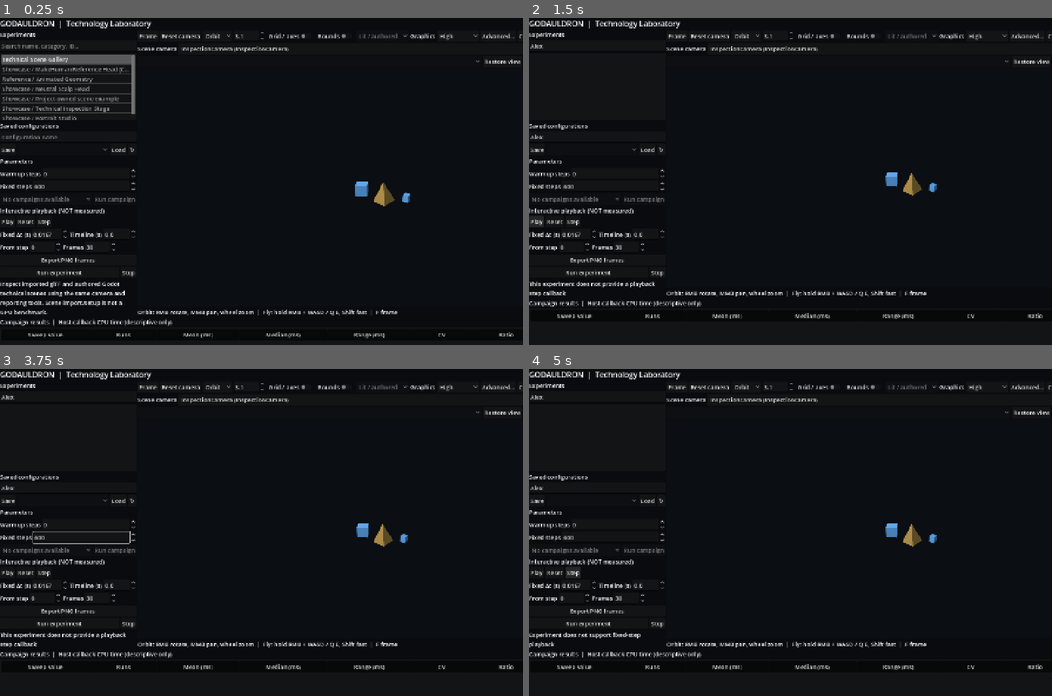
Above: before the commit, frames 1-4 (two rows, left to right).
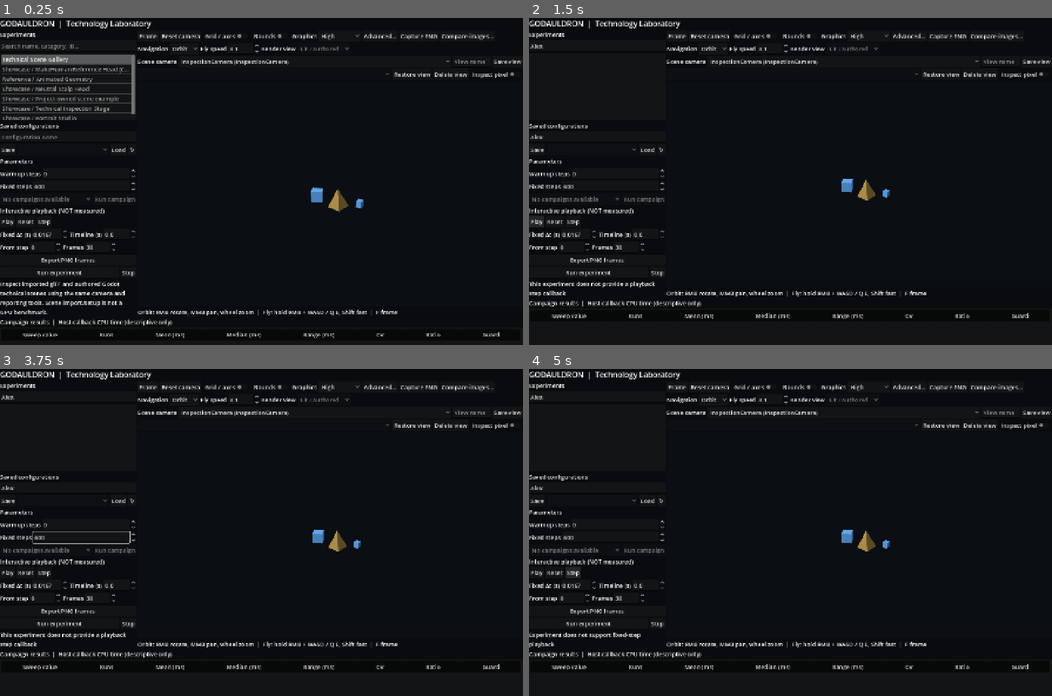
Above: after the commit, the same moments.

Repository: thomthehound/Godauldron
Game: Godot game, scene res://scenes/main.tscn
Same seed, same stepped clock (60 frames per second), same inputs: the game is played once before the commit and once after it.
Inputs (mouse positions are in pixels of both pictures, inside the frame that each line leads up to):
- Up to frame 1 (0.25 s): no input
- Up to frame 2 (1.5 s): click (596, 44) at 0.52 s; type "Alex" at 0.6 s; click (596, 135) at 0.75 s; type "Alex" at 0.83 s; click "Play" at 1.25 s
- Up to frame 3 (3.75 s): click "Play" at 2 s; click "↻" at 2.75 s; click "Faceted glTF specimen" at 3.5 s
- Up to frame 4 (5 s): click "Step" at 4.25 s

The runs differ from the first frame. In frame 1, 2.5% of the frame differs, in the area x 4-100%, y 4-98%; in frame 2, 2.4%; in frame 3, 2.4%; in frame 4, 2.4%.

Commit message:
Separate labeled navigation and render-debug controls from primary capture toolbar

Diff:
--- a/scripts/laboratory.gd
+++ b/scripts/laboratory.gd
@@ -324,12 +324,20 @@
 	reset_button.text = "Reset camera"
 	reset_button.pressed.connect(_reset_inspection)
 	toolbar.add_child(reset_button)
+	var navigation_row := HBoxContainer.new()
+	viewer.add_child(navigation_row)
+	var navigation_label := Label.new()
+	navigation_label.text = "Navigation"
+	navigation_row.add_child(navigation_label)
 	_navigation_picker = OptionButton.new()
 	_navigation_picker.add_item("Orbit")
 	_navigation_picker.add_item("Fly")
 	_navigation_picker.tooltip_text = "Fly: hold right mouse button to look; WASD moves, Q/E lowers/raises, Shift accelerates"
 	_navigation_picker.item_selected.connect(_select_navigation)
-	toolbar.add_child(_navigation_picker)
+	navigation_row.add_child(_navigation_picker)
+	var speed_label := Label.new()
+	speed_label.text = "Fly speed"
+	navigation_row.add_child(speed_label)
 	_fly_speed_control = SpinBox.new()
 	_fly_speed_control.min_value = 0.1
 	_fly_speed_control.max_value = 300.0
@@ -337,7 +345,7 @@
 	_fly_speed_control.value = 3.0
 	_fly_speed_control.custom_minimum_size = Vector2(74, 0)
 	_fly_speed_control.tooltip_text = "Free-fly movement units per second (Shift ×4)"
-	toolbar.add_child(_fly_speed_control)
+	navigation_row.add_child(_fly_speed_control)
 	_inspection_grid_toggle = CheckButton.new()
 	_inspection_grid_toggle.text = "Grid / axes"
 	_inspection_grid_toggle.toggled.connect(_toggle_inspection_grid)
@@ -346,6 +354,9 @@
 	_inspection_bounds_toggle.text = "Bounds"
 	_inspection_bounds_toggle.toggled.connect(_toggle_inspection_bounds)
 	toolbar.add_child(_inspection_bounds_toggle)
+	var diagnostic_label := Label.new()
+	diagnostic_label.text = "Render view"
+	navigation_row.add_child(diagnostic_label)
 	_diagnostic_picker = OptionButton.new()
 	_rendering_method = RenderingServer.get_current_rendering_method()
 	for entry in RenderDiagnostics.options(_rendering_method):
@@ -355,7 +366,7 @@
 	_diagnostic_picker.disabled = _diagnostic_picker.item_count == 1
 	_diagnostic_picker.tooltip_text = "Debug draw is renderer-dependent. Compatibility exposes authored rendering only; normal buffer requires Forward+. Depth unavailable."
 	_diagnostic_picker.item_selected.connect(_select_render_diagnostic)
-	toolbar.add_child(_diagnostic_picker)
+	navigation_row.add_child(_diagnostic_picker)
 	var camera_row := HBoxContainer.new()
 	viewer.add_child(camera_row)
 	var camera_label := Label.new()
